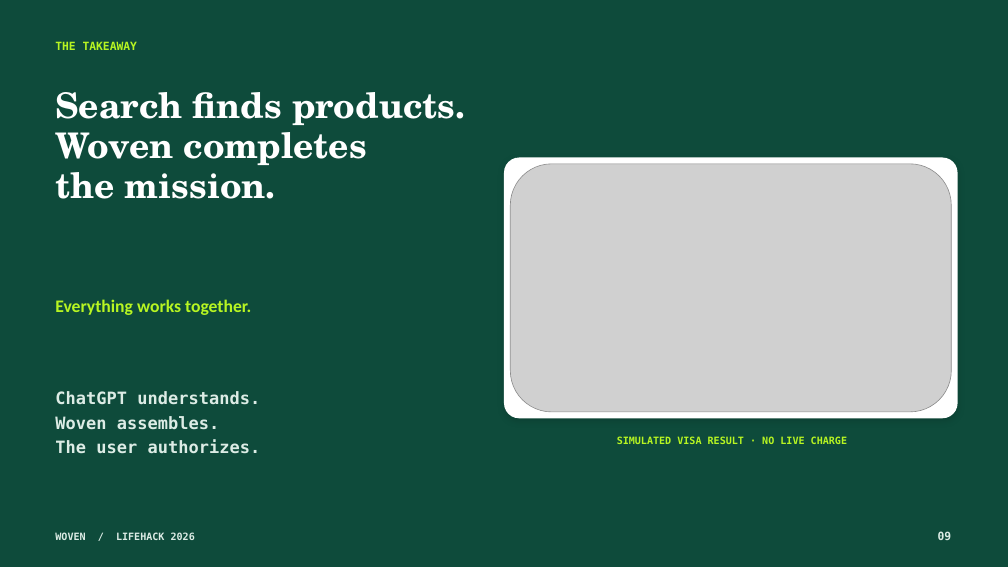
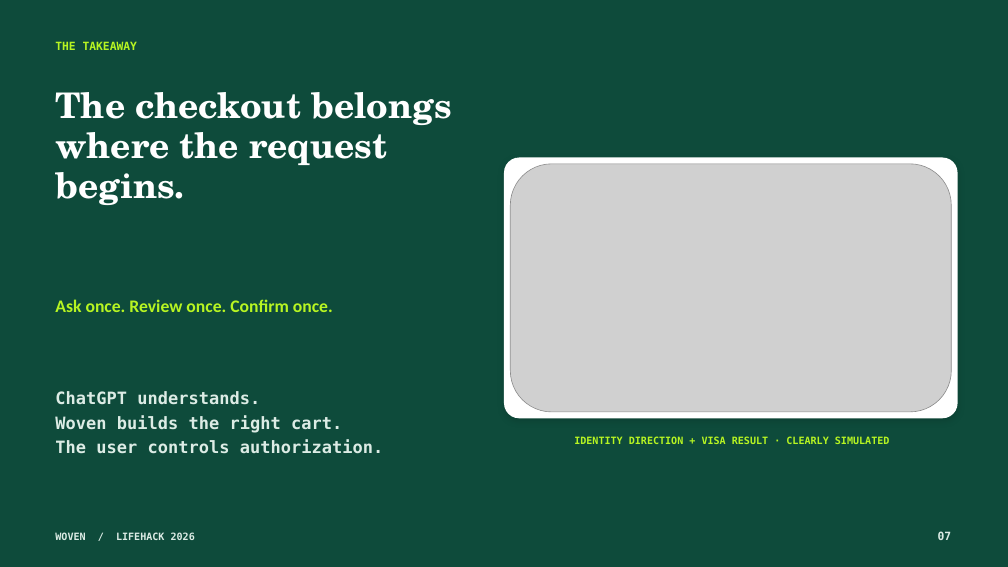
Before and after one commit to Ducksss/LifeHack-2026, a slide deck: slide 7 of docs/Woven-Hackathon-Pitch.pptx (slide 9 before the commit). Drawn at 1008x567 pixels with LibreOffice and Linux fonts; fonts in the diff are those of the drawing; grey boxes stand for pictures. Boxes give left, top, right and bottom in pixels: in the first picture for what was removed or moved away, otherwise in the second. Text is boxed around its words. In the diff, an @@ line names an element or a change of style, - is before the commit and + after.

Commit message:
docs(feat): refresh Woven pitch and gallery visuals
Regenerate the judge deck around the three-minute story, add a reusable Devpost visual deck, and replace the architecture, user-flow, and trust-boundary gallery renders with verified 1600x900 assets.

```diff
--- a/docs/Woven-Hackathon-Pitch.pptx
+++ b/docs/Woven-Hackathon-Pitch.pptx
@@ text at (x1=55, y1=92, x2=451, y2=205): text changed @@
-Search finds products.
-Woven completes
-the mission.
+The checkout belongs
+where the request
+begins.
@@ text at (x1=55, y1=299, x2=333, y2=312): text changed @@
-Everything works together.
+Ask once. Review once. Confirm once.
@@ text at (x1=55, y1=415, x2=383, y2=454): text changed @@
-Woven assembles.
-The user authorizes.
+Woven builds the right cart.
+The user controls authorization.
@@ text at (x1=574, y1=436, x2=890, y2=444): text changed @@
-SIMULATED VISA RESULT · NO LIVE CHARGE
+IDENTITY DIRECTION + VISA RESULT · CLEARLY SIMULATED
@@ text at (x1=938, y1=531, x2=952, y2=540): text changed @@
-09
+07
```
Also in this commit, not shown: 5 other slides changed, 4 slides added, 2 slides removed, 4 other files.
